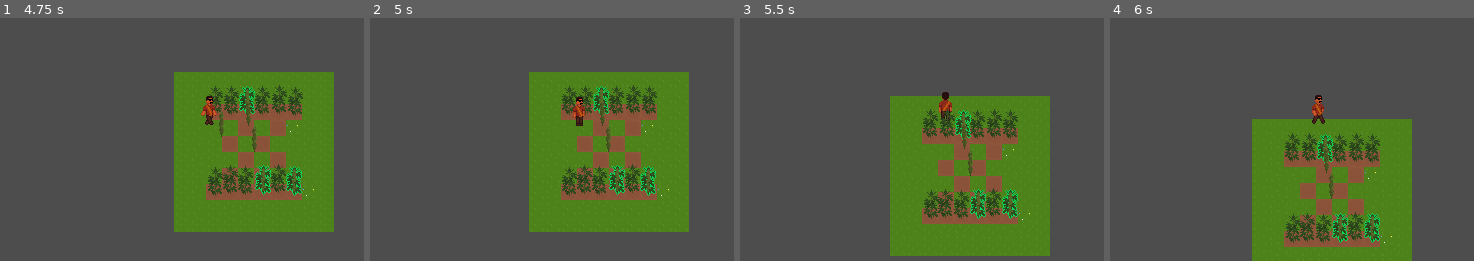
Above: before the commit, frames 1-4 (left to right).
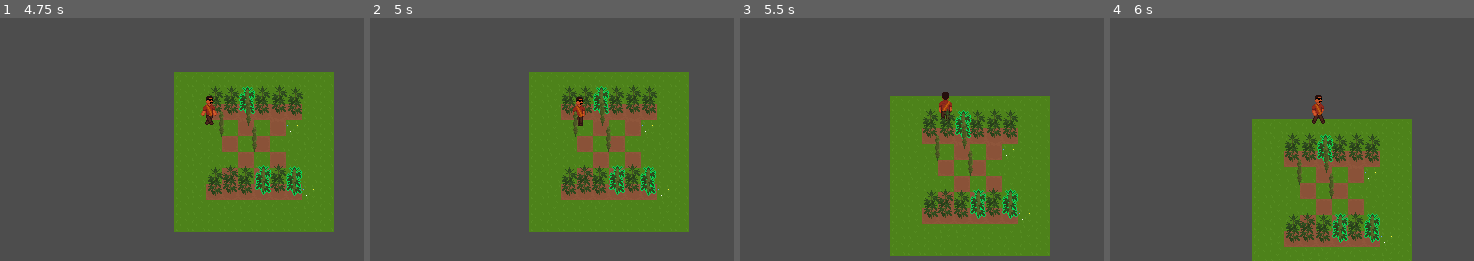
Above: after the commit, the same moments.

Repository: JonasPfeifer05/venganza_cartel
Game: Godot game, scene res://scenes/test_world.tscn
Two runs of this game, one before a commit and one after it. Both use one fixed random seed, a clock stepped at 60 frames per second and the inputs below. Sound files missing from this copy of the repository are replaced by a short silence.
Inputs:
- Up to frame 1 (4.75 s): tap Enter at 0.5 s; hold W (move_up) 0.53-2.03 s; hold A (move_left) 2.03-3.53 s; hold S (move_down) 3.53-4.28 s; hold D (move_right) from 4.28 s (still down)
- Up to frame 2 (5 s): keep holding D (move_right)
- Up to frame 3 (5.5 s): release D (move_right) at 5.03 s; hold W (move_up) from 5.03 s (still down)
- Up to frame 4 (6 s): release W (move_up) at 5.78 s; hold D (move_right) from 5.78 s (still down)

Frame 1 is identical in both runs. In frame 2, 0.1% of the frame differs, in the area x 55-58%, y 38-49%; in frame 3, less than 0.1%; in frame 4, less than 0.1%.

Commit message:
#6 item resource, pickup(-sound)

Diff:
--- /dev/null
+++ b/resources/items/instances/trimmed_weed.tres
@@ -0,0 +1,9 @@
+[gd_resource type="Resource" script_class="ItemData" load_steps=2 format=3 uid="uid://c8kw5uet3v5cl"]
+
+[ext_resource type="Script" uid="uid://so0n3rxcvf5t" path="res://resources/items/item.gd" id="1_3mxlc"]
+
+[resource]
+script = ExtResource("1_3mxlc")
+type = 0
+amount = 1
+metadata/_custom_type_script = "uid://so0n3rxcvf5t"
--- /dev/null
+++ b/resources/items/item.gd
@@ -0,0 +1,5 @@
+class_name ItemData
+extends Resource
+
+@export var type: ItemType.Variant
+@export var amount: int
--- /dev/null
+++ b/resources/items/item_type.gd
@@ -0,0 +1,6 @@
+extends Node
+class_name ItemType
+
+enum Variant {
+	TrimmedWeed
+}
--- a/scenes/collectable_component.tscn
+++ /dev/null
@@ -1,8 +0,0 @@
-[gd_scene load_steps=2 format=3 uid="uid://nlhuj8iolmdg"]
-
-[ext_resource type="Script" uid="uid://bhekp617r5tex" path="res://scripts/collectable_component.gd" id="1_d0oup"]
-
-[node name="CollectableComponent" type="Area2D"]
-script = ExtResource("1_d0oup")
-
-[connection signal="area_entered" from="." to="." method="_on_area_entered"]
--- /dev/null
+++ b/scenes/components/collector_component.tscn
@@ -0,0 +1,8 @@
+[gd_scene load_steps=2 format=3 uid="uid://bobdw4o2d1muh"]
+
+[ext_resource type="Script" uid="uid://cab648nf5bd0" path="res://scripts/components/collector_component.gd" id="1_gl2aq"]
+
+[node name="CollectorComponent" type="Area2D"]
+script = ExtResource("1_gl2aq")
+
+[connection signal="area_entered" from="." to="." method="_on_area_entered"]
--- a/scenes/grid_position_component.tscn
+++ b/scenes/components/grid_position_component.tscn
@@ -1,6 +1,6 @@
 [gd_scene load_steps=2 format=3 uid="uid://cinvap6hb12bc"]
 
-[ext_resource type="Script" uid="uid://bl5so5qlpngm1" path="res://scripts/grid_position_component.gd" id="1_jpbrb"]
+[ext_resource type="Script" uid="uid://bl5so5qlpngm1" path="res://scripts/components/grid_position_component.gd" id="1_jpbrb"]
 
 [node name="GridPositionComponent" type="Node2D"]
 script = ExtResource("1_jpbrb")
--- /dev/null
+++ b/scenes/components/item_component.tscn
@@ -0,0 +1,8 @@
+[gd_scene load_steps=2 format=3 uid="uid://jfpnjl3vkl6a"]
+
+[ext_resource type="Script" uid="uid://bmh5yu2db0423" path="res://scripts/components/item_component.gd" id="1_7nbs7"]
+
+[node name="ItemComponent" type="Area2D"]
+script = ExtResource("1_7nbs7")
+
+[connection signal="area_entered" from="." to="." method="_on_area_entered"]
--- a/scenes/player.tscn
+++ b/scenes/player.tscn
@@ -6,7 +6,7 @@
 [ext_resource type="Texture2D" uid="uid://chc3p8rrhjj5n" path="res://sprites/player/player-walk-horizontal.png" id="4_qlg0r"]
 [ext_resource type="Script" uid="uid://bcvnk2bvqxlvk" path="res://addons/smoothing/smoothing_2d.gd" id="6_fjrip"]
 [ext_resource type="Texture2D" uid="uid://cltbutu338w44" path="res://sprites/player/player-walk-up.png" id="6_tuyoq"]
-[ext_resource type="PackedScene" uid="uid://nlhuj8iolmdg" path="res://scenes/collectable_component.tscn" id="7_fjrip"]
+[ext_resource type="PackedScene" uid="uid://bobdw4o2d1muh" path="res://scenes/components/collector_component.tscn" id="8_smehm"]
 
 [sub_resource type="CapsuleShape2D" id="CapsuleShape2D_v6fml"]
 radius = 5.0
@@ -147,22 +147,8 @@
 "speed": 7.0
 }]
 
-[sub_resource type="CircleShape2D" id="CircleShape2D_fjrip"]
-radius = 5.0
-
-[sub_resource type="GDScript" id="GDScript_fjrip"]
-script/source = "extends Node
-
-
-# Called when the node enters the scene tree for the first time.
-func _ready() -> void:
-	pass # Replace with function body.
-
-
-# Called every frame. 'delta' is the elapsed time since the previous frame.
-func _process(delta: float) -> void:
-	pass
-"
+[sub_resource type="CircleShape2D" id="CircleShape2D_smehm"]
+radius = 6.08276
 
 [node name="CharacterBody2D" type="CharacterBody2D" node_paths=PackedStringArray("sprite")]
 y_sort_enabled = true
@@ -189,14 +175,8 @@
 animation = &"player_idle"
 offset = Vector2(0, -16)
 
-[node name="CollectableComponent" parent="." instance=ExtResource("7_fjrip")]
-player = true
+[node name="CollectorComponent" parent="." instance=ExtResource("8_smehm")]
 
-[node name="CollisionShape2D2" type="CollisionShape2D" parent="CollectableComponent"]
-position = Vector2(0, -1)
-shape = SubResource("CircleShape2D_fjrip")
-
-[node name="InventoryComponent" type="Node" parent="."]
-script = SubResource("GDScript_fjrip")
-
-[connection signal="entered_collectable" from="CollectableComponent" to="." method="_on_collectable_component_entered_collectable"]
+[node name="CollisionShape2D" type="CollisionShape2D" parent="CollectorComponent"]
+position = Vector2(0, -2)
+shape = SubResource("CircleShape2D_smehm")
--- a/scenes/test_world.tscn
+++ b/scenes/test_world.tscn
@@ -3,7 +3,7 @@
 [ext_resource type="PackedScene" uid="uid://csh7wdge57n6h" path="res://scenes/player.tscn" id="1_kyfjp"]
 [ext_resource type="PackedScene" uid="uid://die6qkngtl036" path="res://scenes/trimmed_weed.tscn" id="1_umbte"]
 [ext_resource type="Texture2D" uid="uid://cdeqo65lds72y" path="res://sprites/tiles/world_tiles.png" id="2_amxg5"]
-[ext_resource type="Script" uid="uid://bg30jwejlvhe2" path="res://scripts/weed_spawner.gd" id="5_ynswa"]
+[ext_resource type="Script" uid="uid://bg30jwejlvhe2" path="res://scripts/weed/weed_spawner.gd" id="5_ynswa"]
 
 [sub_resource type="TileSetAtlasSource" id="TileSetAtlasSource_3263u"]
 texture = ExtResource("2_amxg5")
--- a/scenes/trimmed_weed.tscn
+++ b/scenes/trimmed_weed.tscn
@@ -1,20 +1,17 @@
 [gd_scene load_steps=7 format=3 uid="uid://die6qkngtl036"]
 
 [ext_resource type="Texture2D" uid="uid://b61kxu82b0pkj" path="res://sprites/weed/trimmed_weed.png" id="1_2ybul"]
-[ext_resource type="Script" path="res://scripts/trimmed_weed.gd" id="1_dwhnn"]
-[ext_resource type="PackedScene" uid="uid://nlhuj8iolmdg" path="res://scenes/collectable_component.tscn" id="2_mlx0c"]
-[ext_resource type="AudioStream" uid="uid://dk5ft1a7mynv" path="res://audio/pickup.mp3" id="4_dwhnn"]
+[ext_resource type="PackedScene" uid="uid://jfpnjl3vkl6a" path="res://scenes/components/item_component.tscn" id="3_1uddo"]
+[ext_resource type="AudioStream" uid="uid://dk5ft1a7mynv" path="res://audio/pickup.mp3" id="3_dwhnn"]
+[ext_resource type="Resource" uid="uid://c8kw5uet3v5cl" path="res://resources/items/instances/trimmed_weed.tres" id="4_dwhnn"]
 
 [sub_resource type="CircleShape2D" id="CircleShape2D_mlx0c"]
 radius = 1.0
 
-[sub_resource type="CapsuleShape2D" id="CapsuleShape2D_mlx0c"]
-radius = 4.0
-height = 26.0
+[sub_resource type="CircleShape2D" id="CircleShape2D_dwhnn"]
+radius = 3.0
 
-[node name="TrimmedWeed" type="Area2D" node_paths=PackedStringArray("collectableComponent")]
-script = ExtResource("1_dwhnn")
-collectableComponent = NodePath("CollectableComponent")
+[node name="TrimmedWeed" type="Area2D"]
 
 [node name="CollisionShape2D" type="CollisionShape2D" parent="."]
 shape = SubResource("CircleShape2D_mlx0c")
@@ -23,18 +20,14 @@
 texture = ExtResource("1_2ybul")
 offset = Vector2(-0.5, -14)
 
-[node name="CollectableComponent" parent="." instance=ExtResource("2_mlx0c")]
-priority = 1
+[node name="ItemComponent" parent="." node_paths=PackedStringArray("on_pickup_destroy_node") instance=ExtResource("3_1uddo")]
+on_pickup_destroy_node = NodePath("..")
+pickup_audio_stream = ExtResource("3_dwhnn")
+item = ExtResource("4_dwhnn")
 
-[node name="CollisionShape2D" type="CollisionShape2D" parent="CollectableComponent"]
-position = Vector2(0, -13)
-shape = SubResource("CapsuleShape2D_mlx0c")
+[node name="CollisionShape2D" type="CollisionShape2D" parent="ItemComponent"]
+position = Vector2(0, -1)
+shape = SubResource("CircleShape2D_dwhnn")
 
-[node name="AudioStreamPlayer2D" type="AudioStreamPlayer2D" parent="CollectableComponent"]
-scale = Vector2(0.998058, 1)
-stream = ExtResource("4_dwhnn")
-volume_db = 24.0
-parameters/looping = false
-
-[connection signal="entered_collectable" from="CollectableComponent" to="." method="_on_collectable_component_entered_collectable"]
-[connection signal="entered_collectable" from="CollectableComponent" to="." method="_on_entered_collectable"]
+[node name="AudioStreamPlayer2D" type="AudioStreamPlayer2D" parent="ItemComponent"]
+stream = ExtResource("3_dwhnn")
--- a/scenes/weed.tscn
+++ b/scenes/weed.tscn
@@ -1,8 +1,8 @@
 [gd_scene load_steps=9 format=3 uid="uid://c87j6nr0sn4lv"]
 
 [ext_resource type="Texture2D" uid="uid://cnu55xlyqk0uq" path="res://sprites/weed/weed.png" id="1_04vrx"]
-[ext_resource type="Script" uid="uid://be2mbfp7ynh67" path="res://scripts/weed.gd" id="1_egm0q"]
-[ext_resource type="PackedScene" uid="uid://cinvap6hb12bc" path="res://scenes/grid_position_component.tscn" id="2_egm0q"]
+[ext_resource type="Script" uid="uid://be2mbfp7ynh67" path="res://scripts/weed/weed.gd" id="1_egm0q"]
+[ext_resource type="PackedScene" uid="uid://cinvap6hb12bc" path="res://scenes/components/grid_position_component.tscn" id="2_egm0q"]
 [ext_resource type="Texture2D" uid="uid://dva5btm7kqdav" path="res://sprites/weed/weed_grown.png" id="4_uqta8"]
 
 [sub_resource type="CapsuleShape2D" id="CapsuleShape2D_04vrx"]
--- a/scripts/collectable_component.gd
+++ /dev/null
@@ -1,25 +0,0 @@
-extends Area2D
-class_name CollectableComponent
-
-signal entered_collectable(collectable: CollectableComponent)
-
-@export var player: bool = false
-@onready var collectSound := $AudioStreamPlayer2D
-
-func _ready() -> void:
-	pass
-
-
-func _process(_delta: float) -> void:
-	pass
-
-func _on_area_entered(body):
-	if body is CollectableComponent:
-		var collectable = body as CollectableComponent
-		entered_collectable.emit(collectable)
-		play_pickup_sound()
-
-func play_pickup_sound():
-	if collectSound:
-		collectSound.volume_db=24
-		collectSound.play()
--- /dev/null
+++ b/scripts/components/collector_component.gd
@@ -0,0 +1,7 @@
+extends Area2D
+class_name CollectorComponent
+
+func _on_area_entered(area:Area2D) -> void:
+	if area is ItemComponent:
+		var item = area as ItemComponent;
+		print("Collected item: " + str(item.item))
--- /dev/null
+++ b/scripts/components/item_component.gd
@@ -0,0 +1,20 @@
+extends Area2D
+class_name ItemComponent
+
+@export var on_pickup_destroy_node: Node
+@export var pickup_audio_stream: AudioStream
+@export var item: ItemData
+
+
+func _on_area_entered(_collector: CollectorComponent) -> void:
+	play_pickup_sound()
+	if on_pickup_destroy_node:
+		on_pickup_destroy_node.queue_free()
+
+func play_pickup_sound():
+	var audio_player = AudioStreamPlayer2D.new()
+	audio_player.stream = pickup_audio_stream
+	audio_player.global_position = global_position
+	get_tree().current_scene.add_child(audio_player)
+	audio_player.play()
+	audio_player.finished.connect(audio_player.queue_free)
--- a/scripts/player_movement.gd
+++ b/scripts/player_movement.gd
@@ -23,8 +23,3 @@
 		sprite.play("player_walk_up")
 	elif direction.y > 0:
 		sprite.play("player_walk_down")
-
-
-func _on_collectable_component_entered_collectable(collectable:CollectableComponent) -> void:
-	print("Player touched: " + collectable.get_parent().name)
-	collectable.play_pickup_sound()
--- a/scripts/trimmed_weed.gd
+++ /dev/null
@@ -1,10 +0,0 @@
-extends Area2D
-
-@export var collectableComponent: CollectableComponent
-
-func _ready() -> void:
-	collectableComponent.entered_collectable.connect(_on_entered_collectable)
-
-func _on_entered_collectable(collectable:CollectableComponent) -> void:
-	if collectable.player:
-		queue_free()
--- a/scripts/weed_spawner.gd
+++ b/scripts/weed/weed_spawner.gd
@@ -1,6 +1,6 @@
 extends Node
 
-@onready var weedScene: PackedScene = preload("../scenes/weed.tscn")
+@onready var weedScene: PackedScene = preload("../../scenes/weed.tscn")
 
 @export var weedParentNode: Node
 
Not shown, added: resources/items/item.gd.uid
Not shown, added: resources/items/item_type.gd.uid
Not shown: 1 places in scenes/player.tscn that only renumber resources
Not shown, removed: scripts/collectable_component.gd.uid
Not shown, added: scripts/components/collector_component.gd.uid
Renamed: scripts/grid_position_component.gd -> scripts/components/grid_position_component.gd
Renamed: scripts/grid_position_component.gd.uid -> scripts/components/grid_position_component.gd.uid
Not shown, added: scripts/components/item_component.gd.uid
Not shown, removed: scripts/trimmed_weed.gd.uid
Renamed: scripts/weed.gd -> scripts/weed/weed.gd
Renamed: scripts/weed.gd.uid -> scripts/weed/weed.gd.uid
Renamed: scripts/weed_spawner.gd.uid -> scripts/weed/weed_spawner.gd.uid
